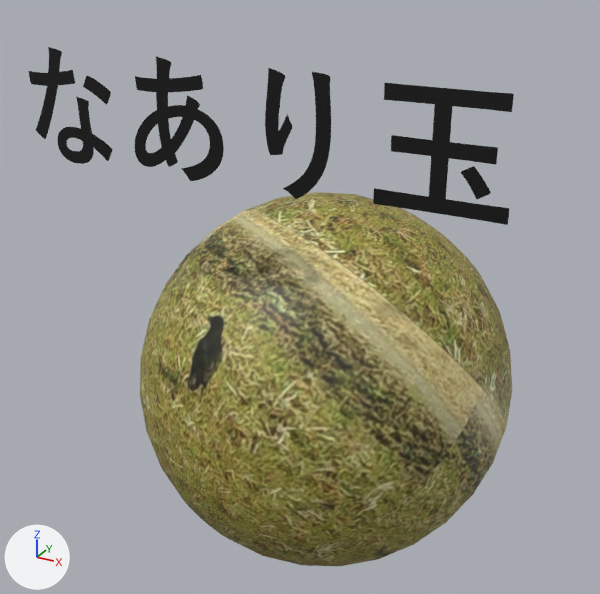
Two versions of the glTF model src/assets/scene/scene.glb, one commit apart.
Camera for both pictures: a 50 mm camera at (3.75, -7.4, 6.62) aimed at (-0.25, -0.12, 2.98). Arrows for +X, +Y and +Z are at lower left; the lights stay in place. Where no turn or scale is listed for an object, it has been applied to the vertices.

Names of what the first picture shows: 'テキスト', '球'.
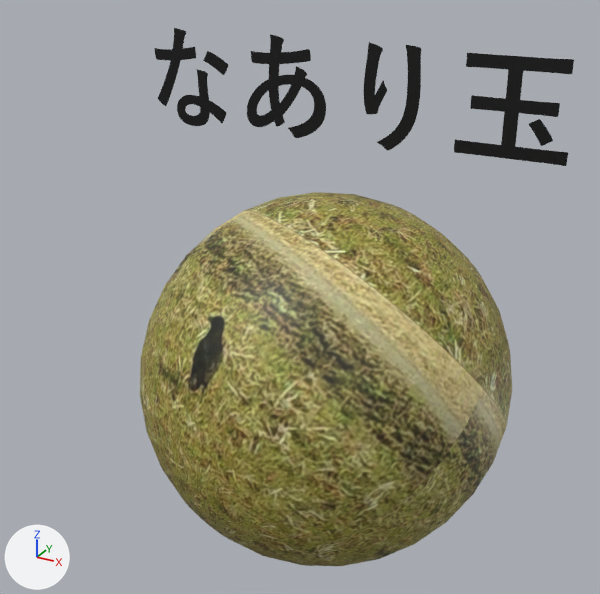
The change, as a diff of the scene's bpy script:
```diff
--- a/src/assets/scene/scene.glb.py
+++ b/src/assets/scene/scene.glb.py
@@ ob_テキスト @@
 ob_テキスト = bpy.data.objects.new('テキスト', me_テキスト_001)
-ob_テキスト.location = (-2.24, -1.82, 4.74)
+ob_テキスト.location = (-2.24, 0.01, 4.74)
```

Changed parts and their boxes [x1, y1, x2, y2] in the pictures (600 x 594 px):
'テキスト', moved
    before: [28, 47, 514, 225]
    after: [154, 28, 574, 166]
